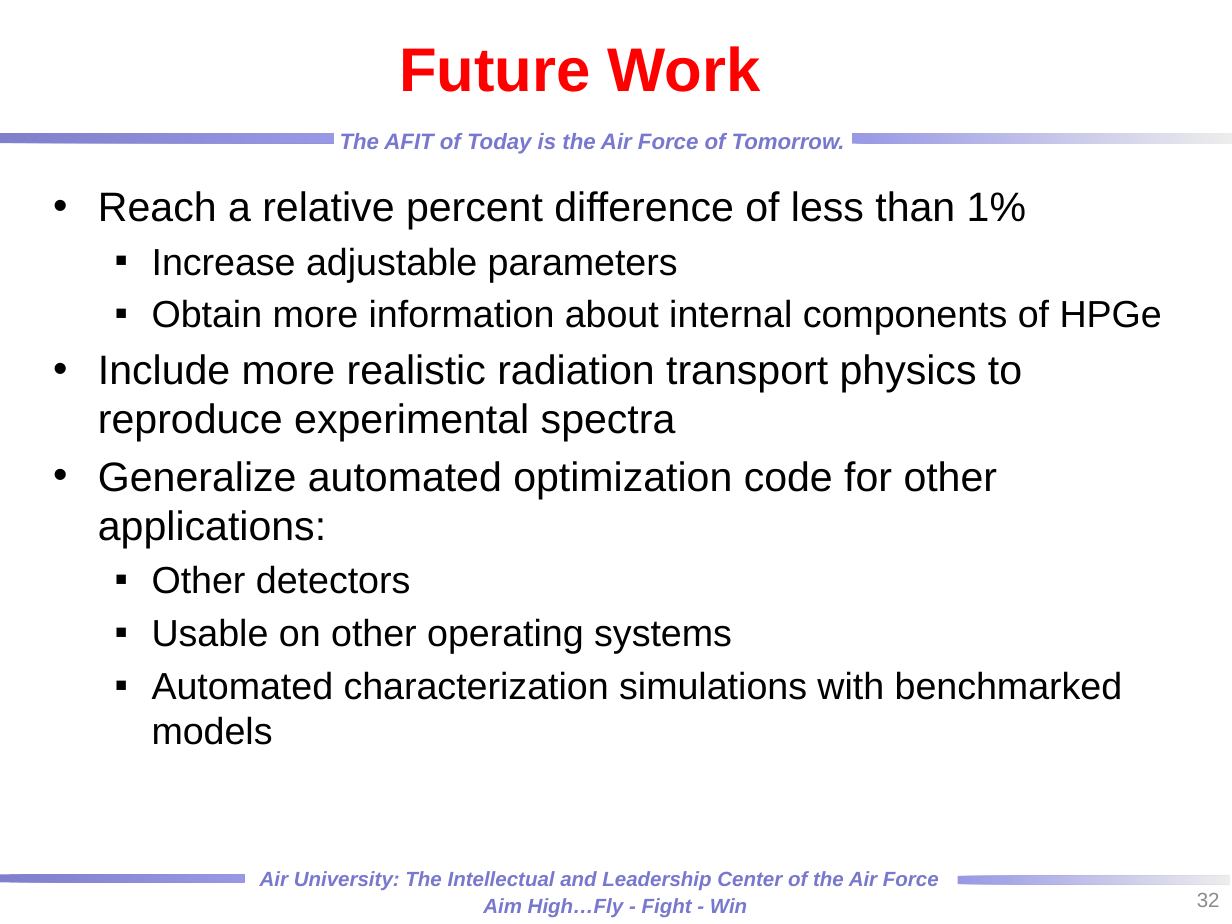
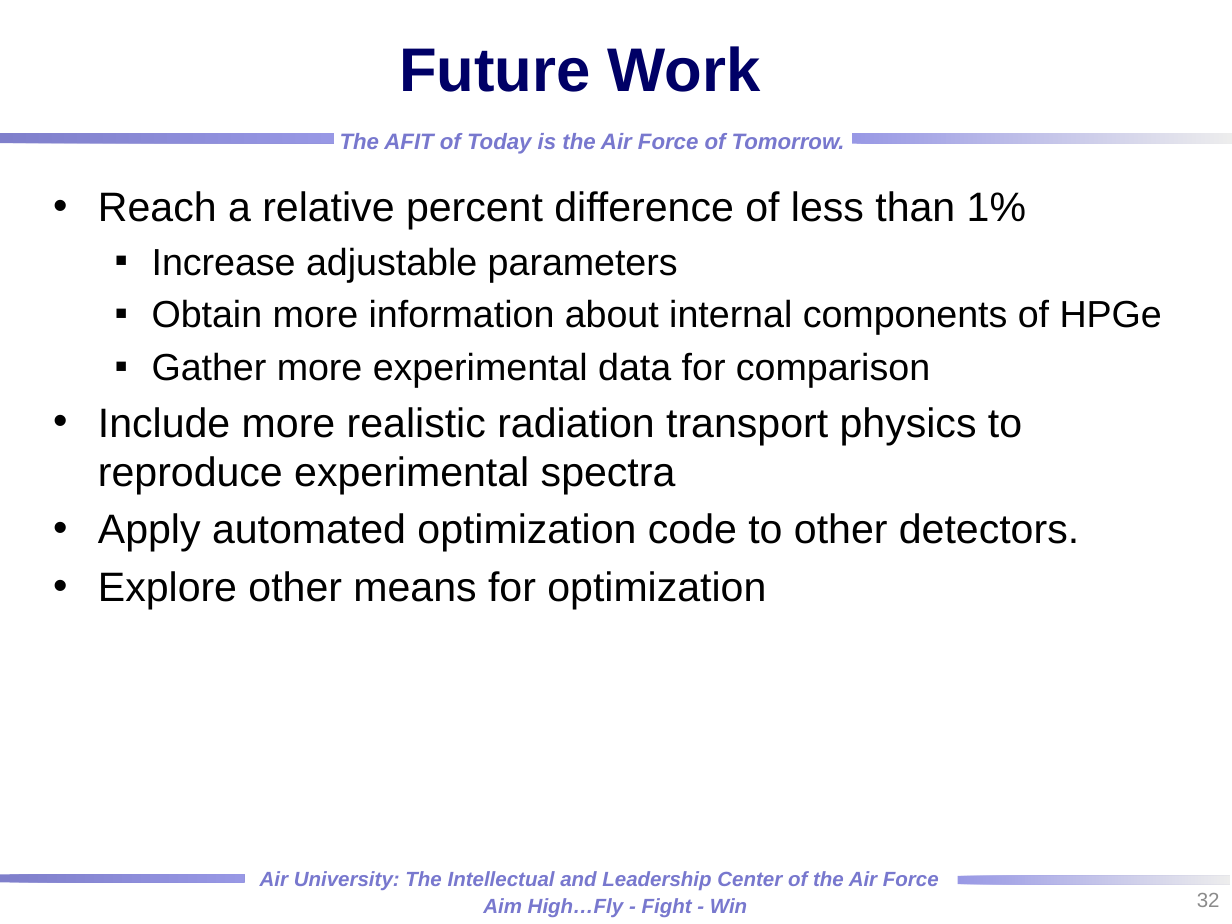
Before and after one commit to rtorzilli/GeDetector-Project, a slide deck: slide 32 of Report/HPGe_Automation Optimization_MCNP_Model.pptx. Drawn at 1232x924 pixels with LibreOffice and Linux fonts; fonts in the diff are those of the drawing; background and template pictures are left out. Boxes give left, top, right and bottom in pixels: in the first picture for what was removed or moved away, otherwise in the second. Text is boxed around its words. In the diff, an @@ line names an element or a change of style, - is before the commit and + after.

```diff
--- a/Report/HPGe_Automation Optimization_MCNP_Model.pptx
+++ b/Report/HPGe_Automation Optimization_MCNP_Model.pptx
@@ title "Future Work" at [399,46,761,92]: text colour #FF0000 to #000066 @@
@@ text at [152,352,930,387]: paragraph added @@
+  ▪ Gather more experimental data for comparison
@@ text at [98,513,1079,609]: text changed; size 22 to 24 pt @@
-• Generalize automated optimization code for other applications:
-  ▪ Other detectors
-  ▪ Usable on other operating systems
-  ▪ Automated characterization simulations with benchmarked models
+• Apply automated optimization code to other detectors.
+• Explore other means for optimization
```
Also in this commit, not shown: 15 other slides changed, 1 slide added, 1 slide removed.
